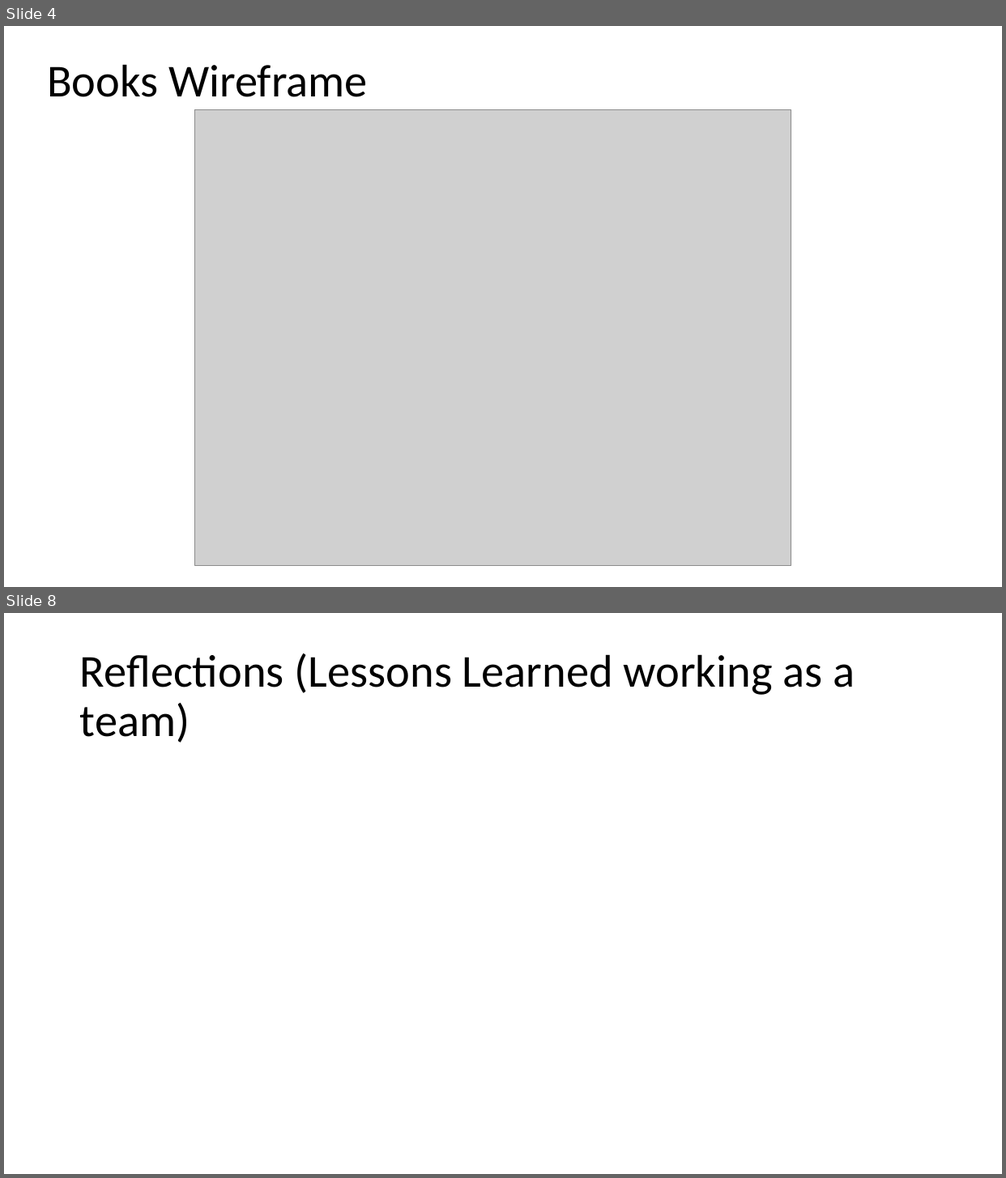
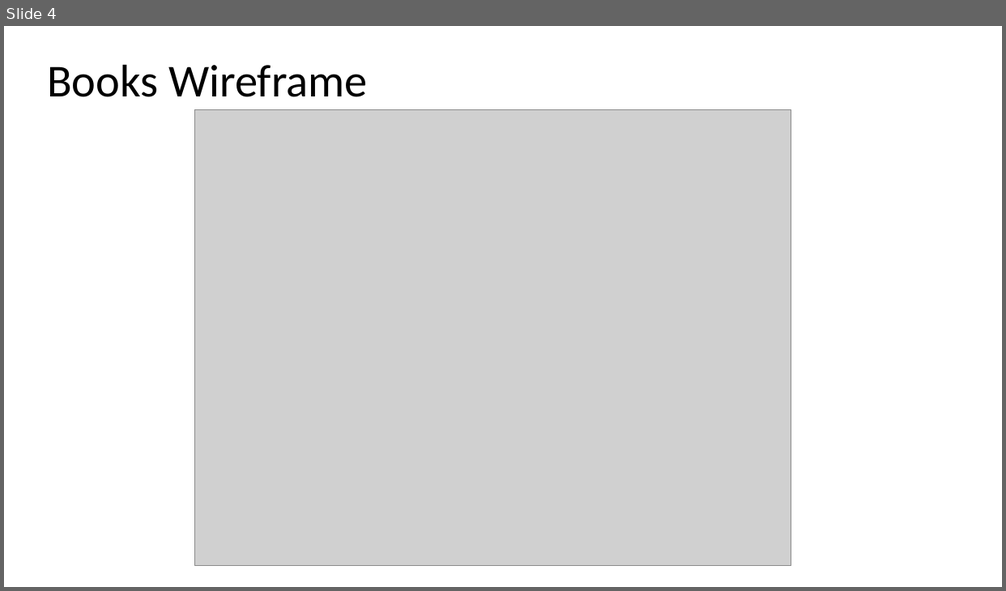
Before and after one commit to TouC001/group-project, a slide deck: documents/Final Presentation.pptx. Shown one above the other, each under a label of ours: slides 4 and 8 before the commit, slide 4 after it; the slides between them are not shown. The pictures are 1006x1178 and 1006x591 pixels, drawn with LibreOffice and Linux fonts; fonts in the diff are those of the drawing; grey boxes stand for pictures. Boxes give left, top, right and bottom in pixels: in the first picture for what was removed or moved away, otherwise in the second. Text is boxed around its words. In the diff, an @@ line names an element or a change of style, - is before the commit and + after.

```diff
--- a/documents/Final Presentation.pptx
+++ b/documents/Final Presentation.pptx
@@ slide 8 removed at (4,613,1002,1174), background #FFFFFF @@
@@ title removed at (80,653,854,743) @@
-Reflections (Lessons Learned working as a team)
```
Also in this commit, not shown: 5 slides changed.
